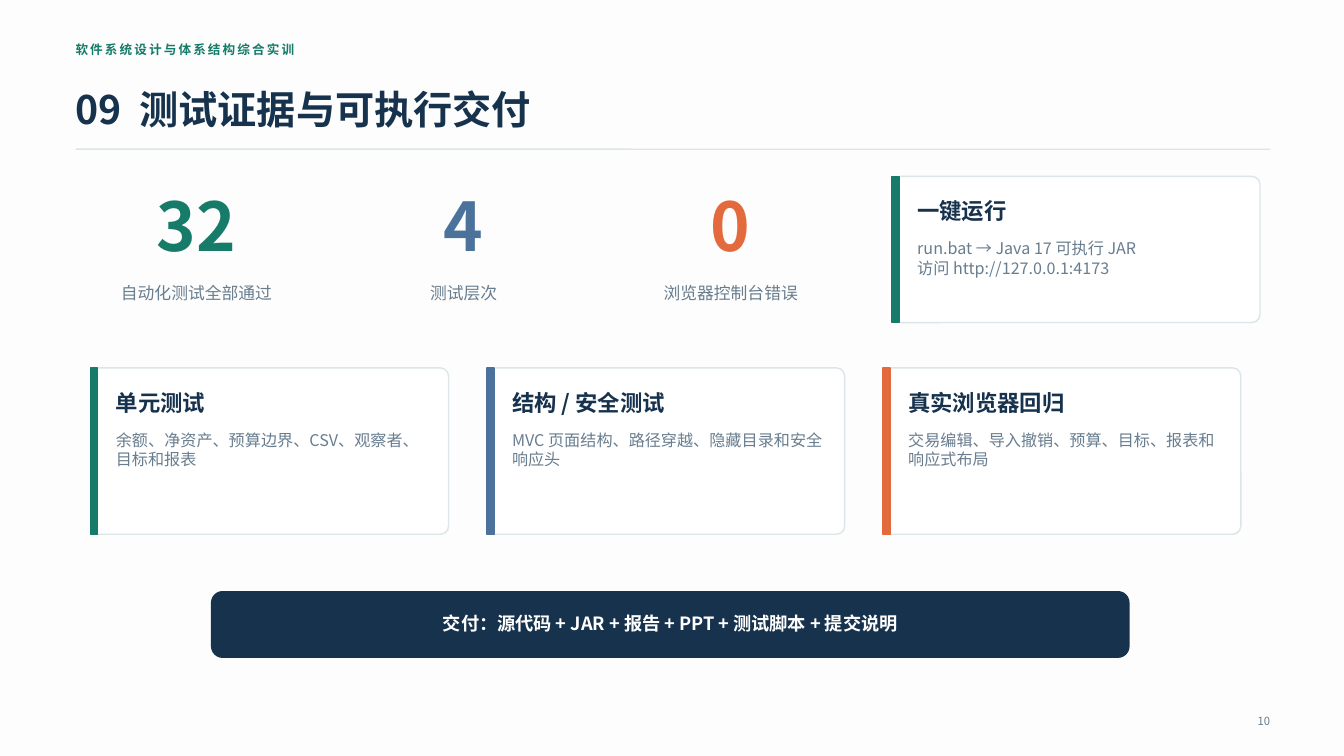
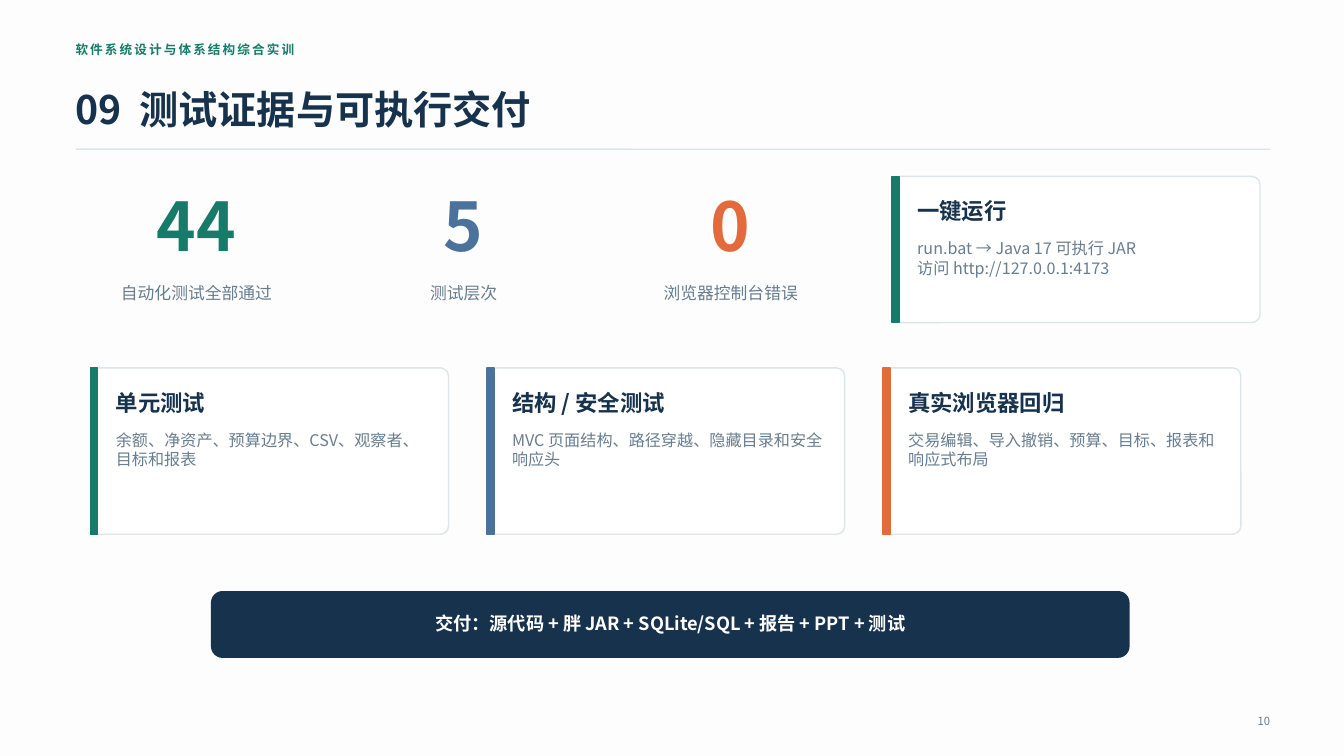
Before and after one commit to 0625jxx/yimu-finance-dashboard, a slide deck: slide 10 of deliverables/个人财务管理与可视化看板-答辩演示.pptx. Drawn at 1344x756 pixels with LibreOffice and Linux fonts; fonts in the diff are those of the drawing. Boxes give left, top, right and bottom in pixels: in the first picture for what was removed or moved away, otherwise in the second. Text is boxed around its words. In the diff, an @@ line names an element or a change of style, - is before the commit and + after.

Commit message:
feat: 报告设计模式章节补代码片段说明，完善交付
- 报告 5.1 观察者模式新增主题/观察者关键代码片段(附真实源码摘录)
- run.bat 双模式启动(有JAR走JAR、无JAR自动npm install)
- README 快速开始同步更新

```diff
--- a/deliverables/个人财务管理与可视化看板-答辩演示.pptx
+++ b/deliverables/个人财务管理与可视化看板-答辩演示.pptx
@@ text at [157, 201, 236, 251]: text changed @@
-32
+44
@@ text at [444, 201, 484, 252]: text changed @@
-4
+5
@@ text at [435, 611, 905, 635]: text changed @@
-交付：源代码 + JAR + 报告 + PPT + 测试脚本 + 提交说明
+交付：源代码 + 胖 JAR + SQLite/SQL + 报告 + PPT + 测试
```
Also in this commit, not shown: 4 other slides changed, 14 other files.
